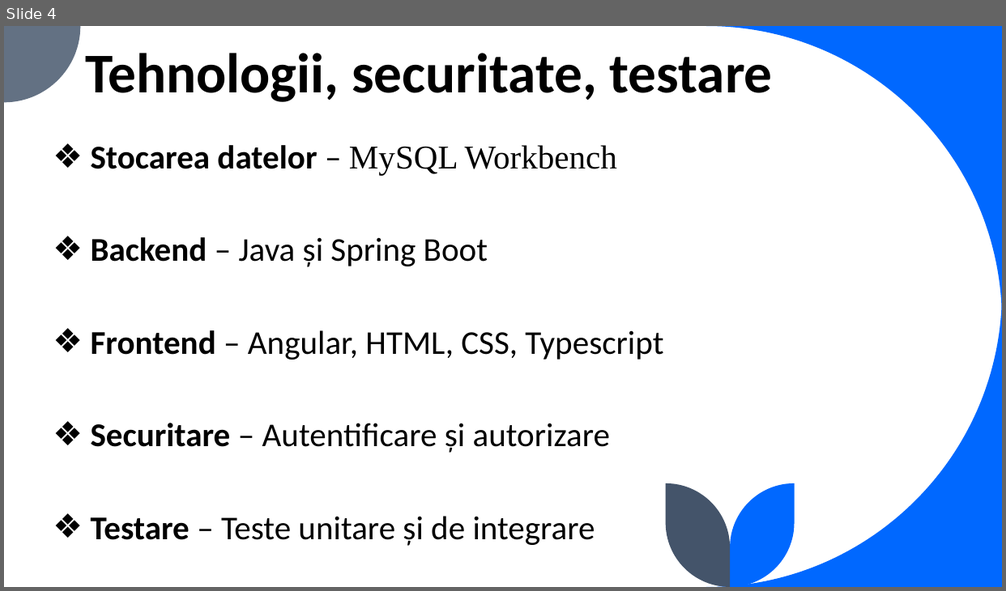
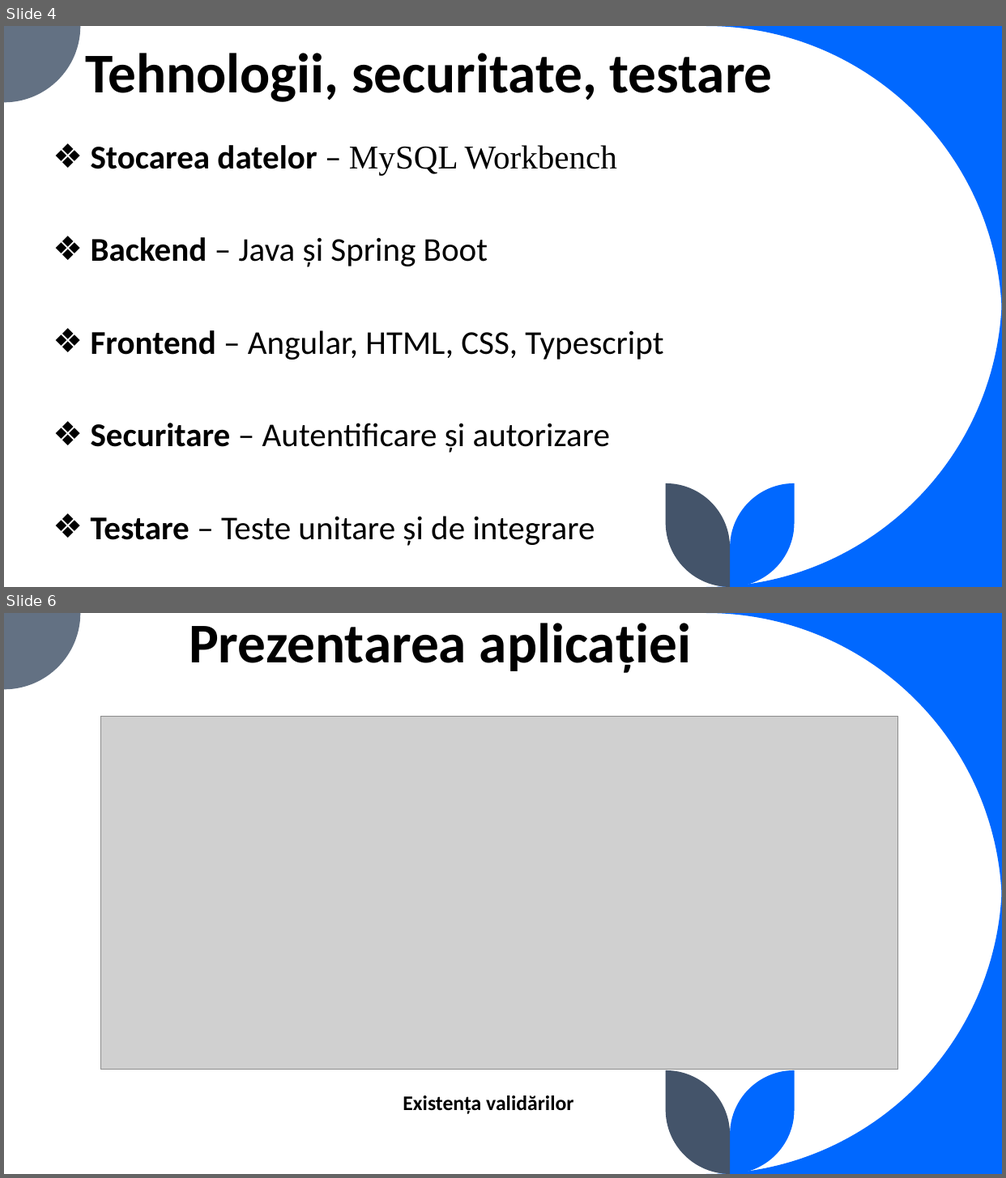
Before and after one commit to ruxiii/Licenta, a slide deck: documentatie/Licenta.pptx. Shown one above the other, each under a label of ours: slide 4 before the commit, slides 4 and 6 after it; the slides between them are not shown. The pictures are 1006x591 and 1006x1178 pixels, drawn with LibreOffice and Linux fonts; fonts in the diff are those of the drawing; grey boxes stand for pictures. Boxes give left, top, right and bottom in pixels: in the first picture for what was removed or moved away, otherwise in the second. Text is boxed around its words. In the diff, an @@ line names an element or a change of style, - is before the commit and + after.

```diff
--- a/documentatie/Licenta.pptx
+++ b/documentatie/Licenta.pptx
@@ slide 6 added at (x1=4, y1=613, x2=1002, y2=1174), background #FFFFFF; not listed: 5 template elements that a slide beside it also shows @@
@@ title added at (x1=189, y1=623, x2=691, y2=673), 54 pt, text #000000, bold @@
+Prezentarea aplicației
@@ picture added at (x1=100, y1=717, x2=898, y2=1069) @@
@@ text added at (x1=403, y1=1096, x2=573, y2=1114), 20 pt, text #000000, bold @@
+Existența validărilor
```
Also in this commit, not shown: 1 slide changed, 6 other slides added, 1 slide removed.
